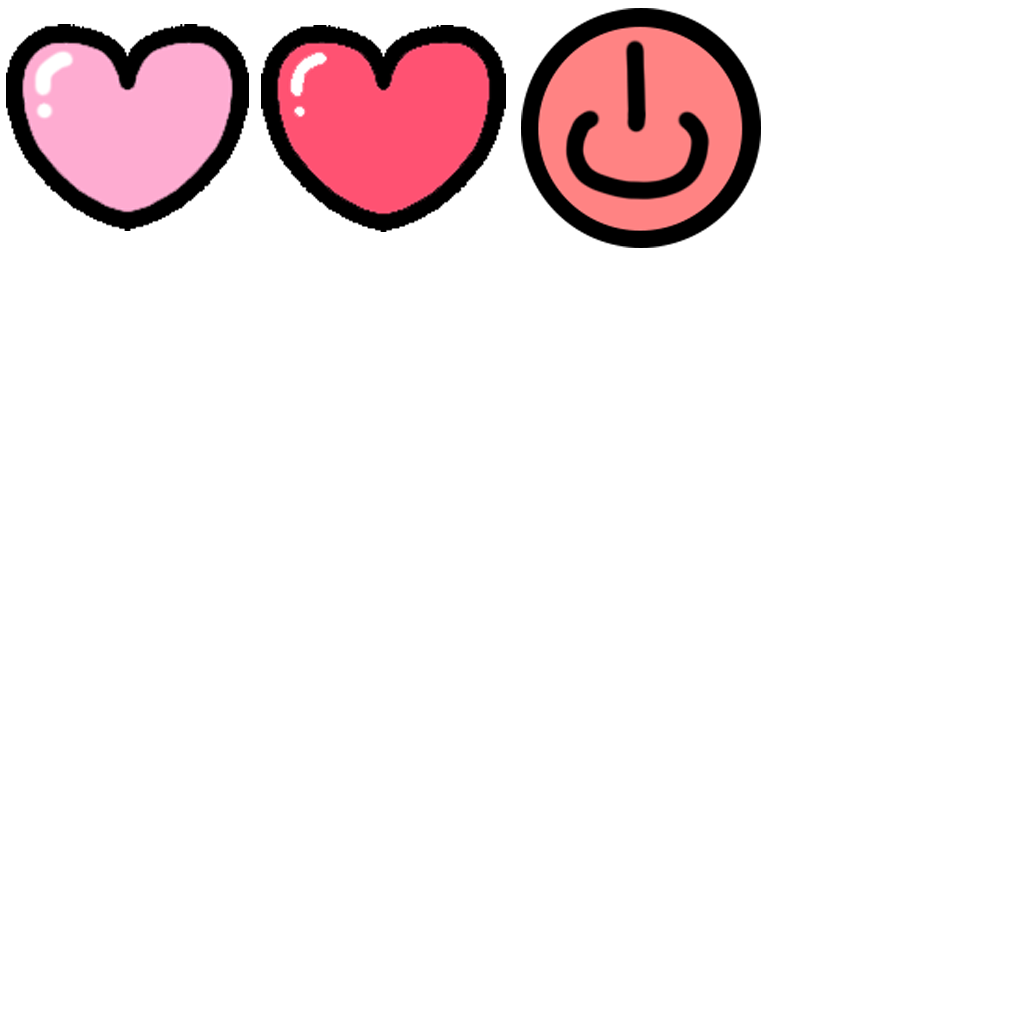
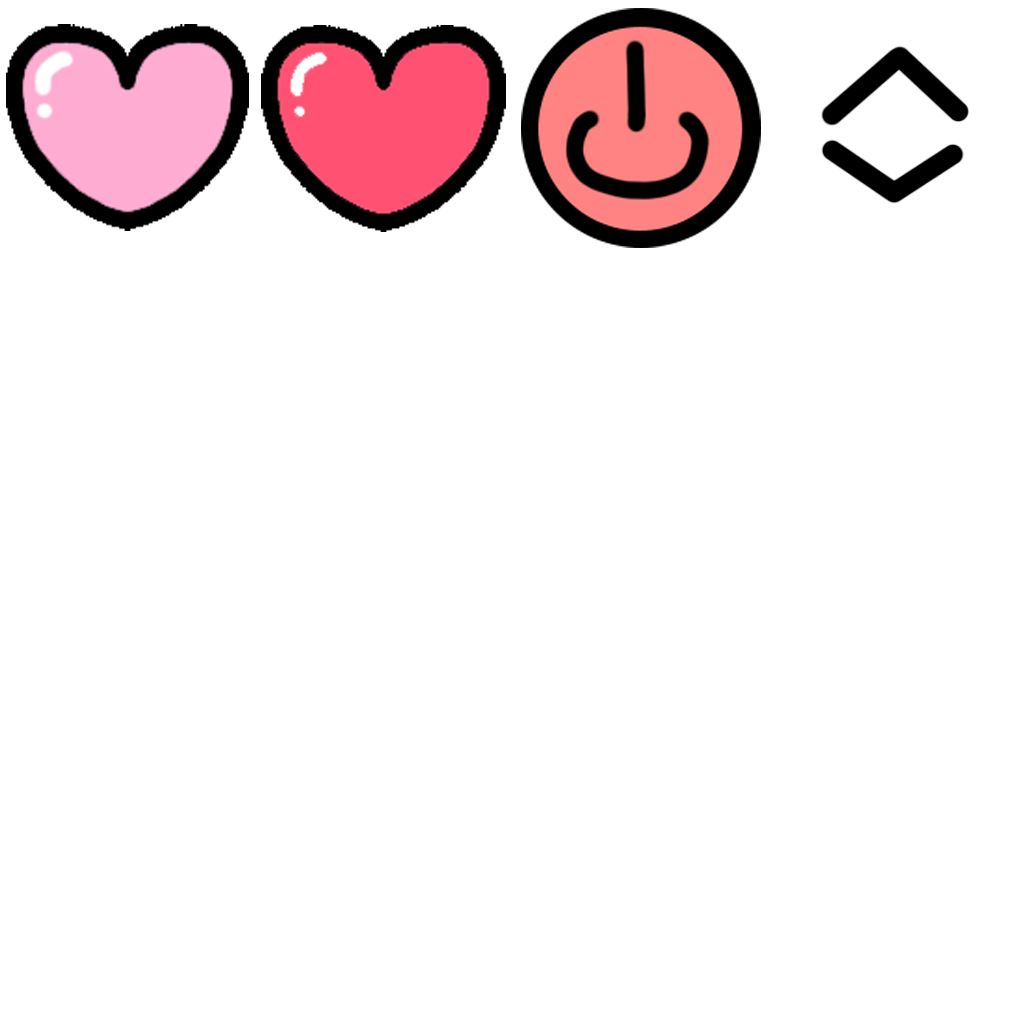
The second w=1024, h=1024 image is a revision of the first. Changes to its layers:
added layer "Layer 4" above "Layer 3" over (821, 46, 970, 204)
